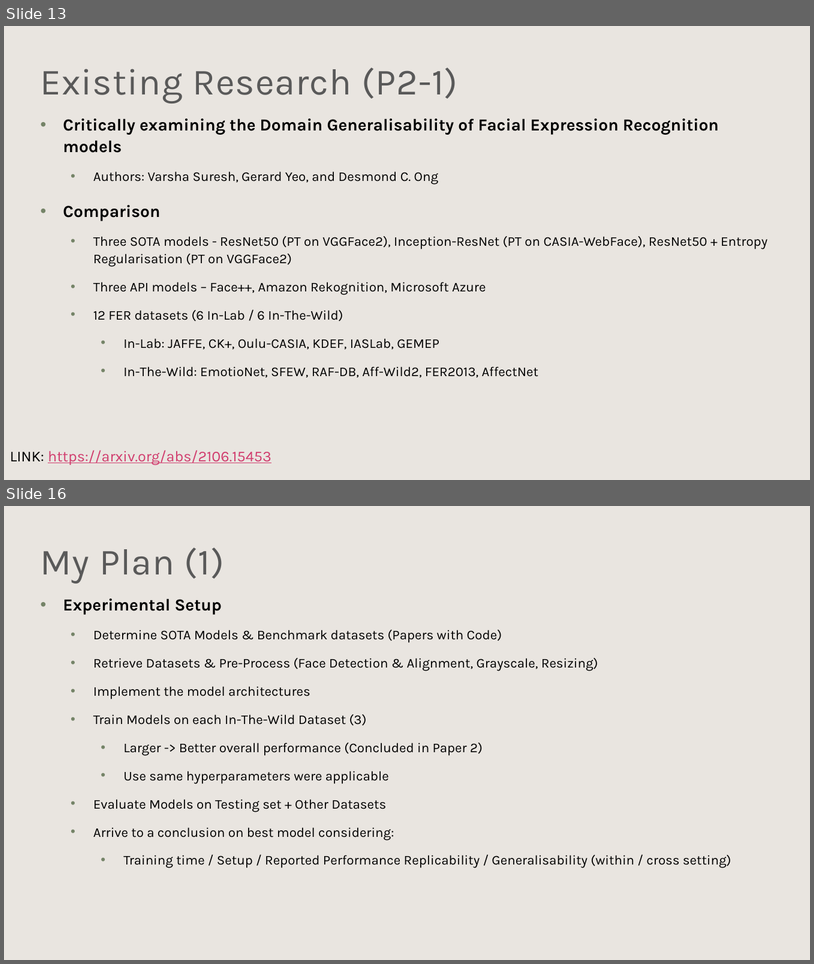
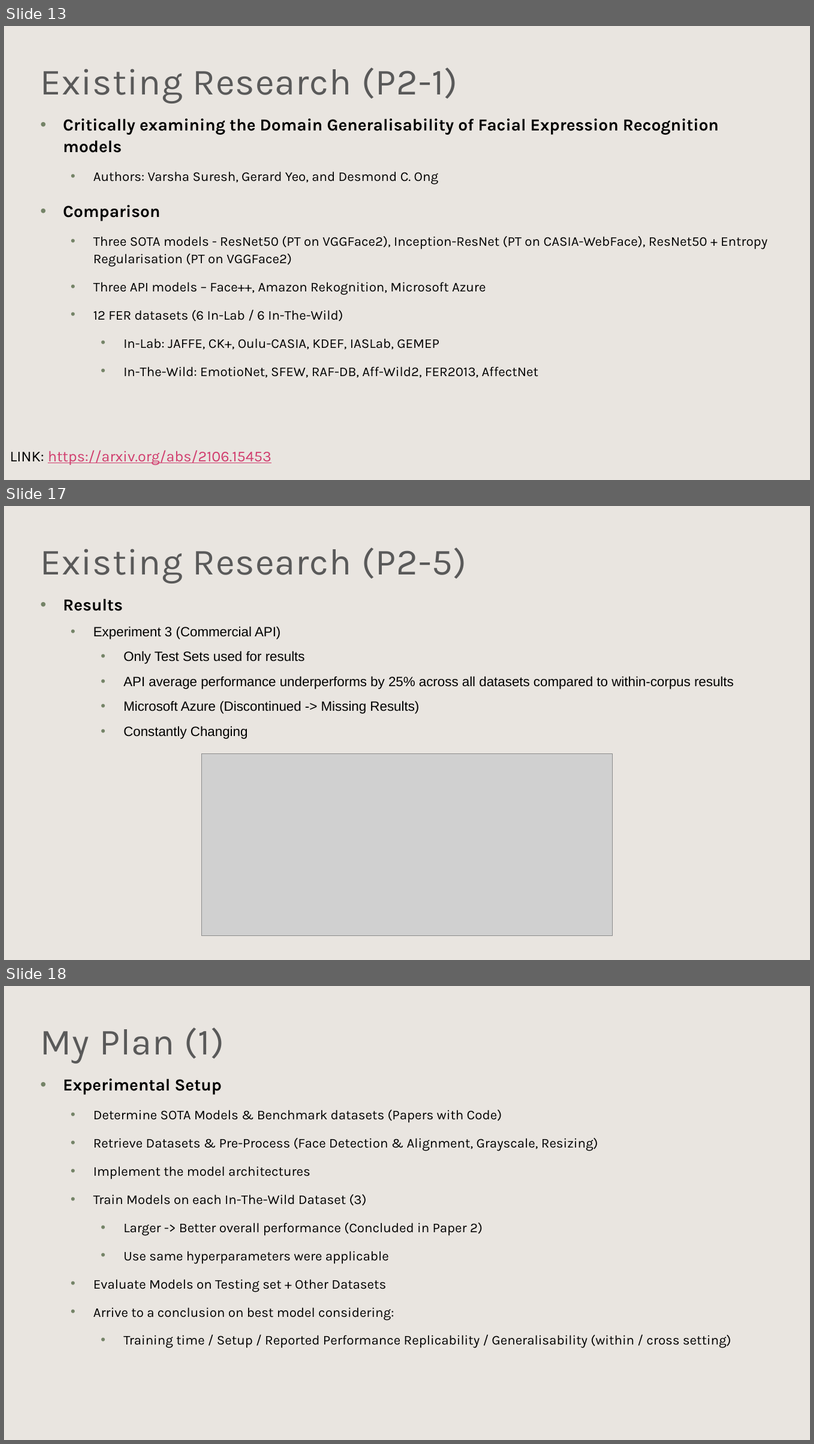
Before and after one commit to Jer0me123/Deep-Learning-For-Computer-Vision, a slide deck: ICS5118 - Facial Emotion Detection.pptx. Shown one above the other, each under a label of ours: slides 13 and 16 before the commit, slides 13, 17 and 18 after it; the slides between them are not shown. The pictures are 814x964 and 814x1444 pixels, drawn with LibreOffice and Linux fonts; fonts in the diff are those of the drawing; grey boxes stand for pictures; background and template pictures are left out. Boxes give left, top, right and bottom in pixels: in the first picture for what was removed or moved away, otherwise in the second. Text is boxed around its words. In the diff, an @@ line names an element or a change of style, - is before the commit and + after.

```diff
--- a/ICS5118 - Facial Emotion Detection.pptx
+++ b/ICS5118 - Facial Emotion Detection.pptx
@@ slide 17 added at [4,506,810,960], background #FFFFFF; not listed: 1 template element that a slide beside it also shows @@
@@ text added at [41,547,467,583], 44 pt, text #595959 @@
+Existing Research (P2-5)
@@ text added at [63,598,734,739], 16 pt, text #000000 @@
+• Results
+  • Experiment 3 (Commercial API)
+    • Only Test Sets used for results
+    • API average performance underperforms by 25% across all datasets compared to within-corpus results
+    • Microsoft Azure (Discontinued -> Missing Results)
+    • Constantly Changing
@@ picture added at [202,753,613,936] @@
@@ what was slide 16 is now slide 18 @@
```
Also in this commit, not shown: 5 slides changed, 1 other slide added, 2 other files.
